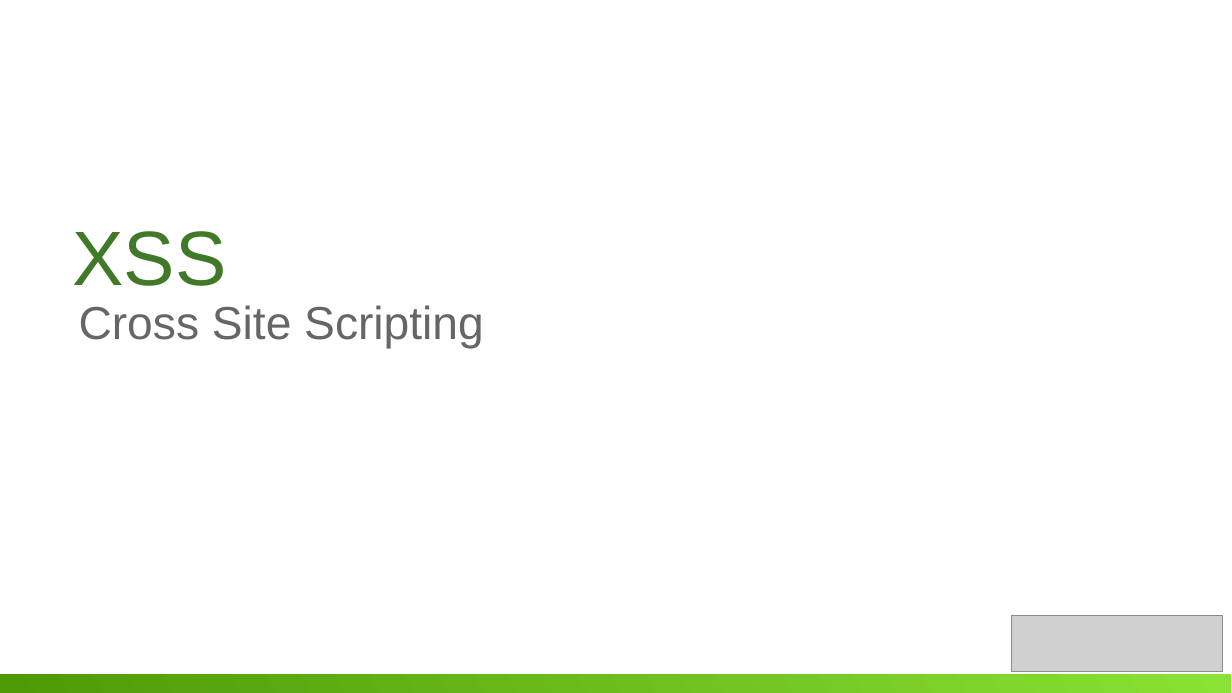
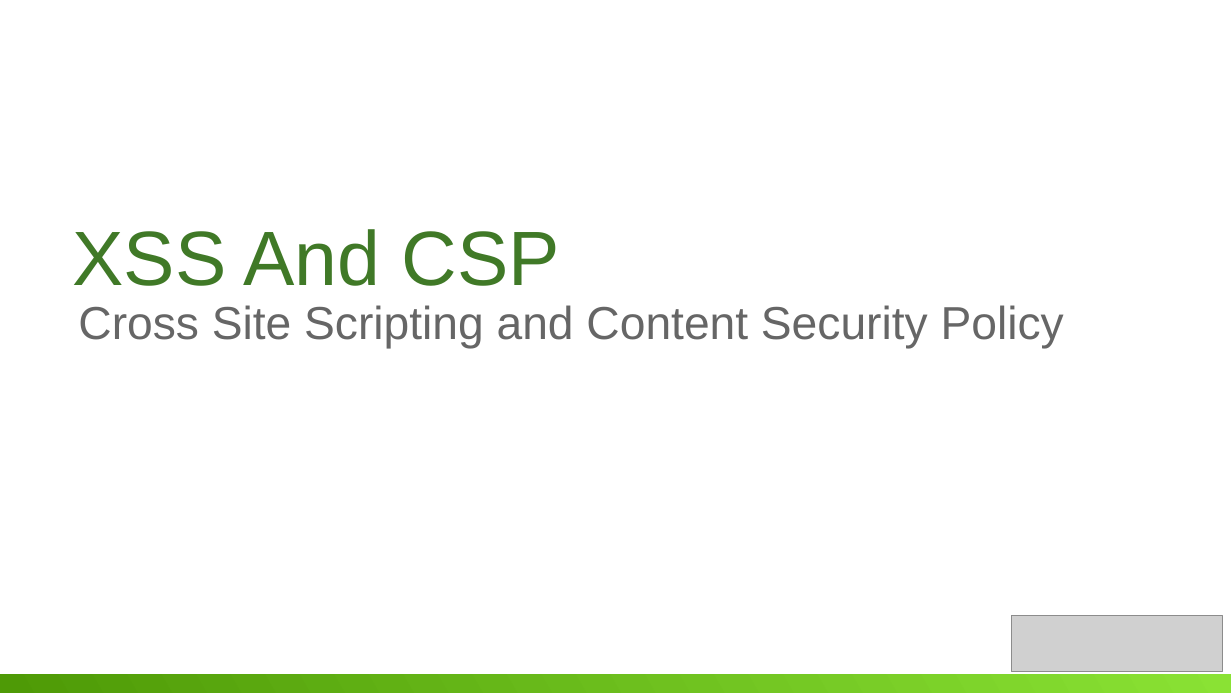
Before and after one commit to gambarra/PalestraAspNetCoreSecurity, a slide deck: slide 15 of ppt/Seguranca.odp. Drawn at 1232x693 pixels with LibreOffice and Linux fonts; fonts in the diff are those of the drawing; grey boxes stand for pictures. Boxes give left, top, right and bottom in pixels: in the first picture for what was removed or moved away, otherwise in the second. Text is boxed around its words. In the diff, an @@ line names an element or a change of style, - is before the commit and + after.

```diff
--- a/ppt/Seguranca.odp
+++ b/ppt/Seguranca.odp
@@ text at (72, 229, 560, 286): text changed @@
-XSS
+XSS And CSP
@@ text at (78, 305, 1064, 348): text changed @@
-Cross Site Scripting
+Cross Site Scripting and Content Security Policy
```
Also in this commit, not shown: 2 other slides changed, 1 slide added, 4 slides removed, 1 other file.
